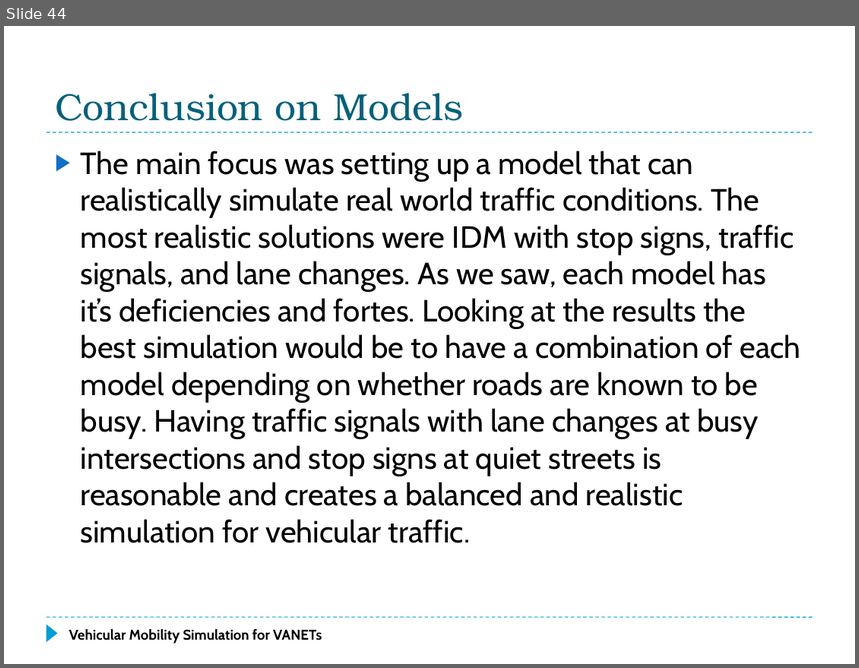
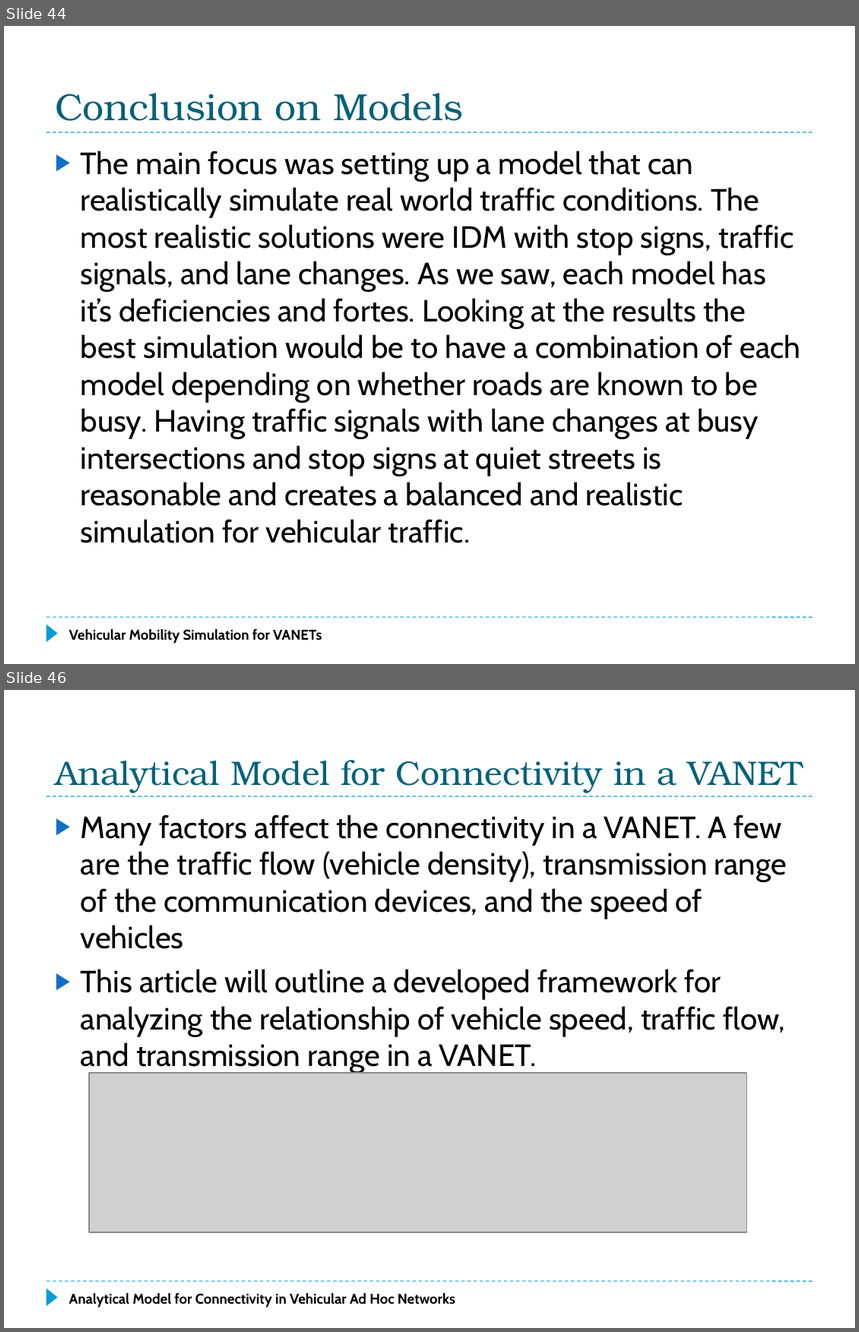
Before and after one commit to f33losopher/EEMaster_VANET, a slide deck: VANET_Felix.pptx. Shown one above the other, each under a label of ours: slide 44 before the commit, slides 44 and 46 after it; the slides between them are not shown. The pictures are 859x668 and 859x1332 pixels, drawn with LibreOffice and Linux fonts; fonts in the diff are those of the drawing; grey boxes stand for pictures. Boxes give left, top, right and bottom in pixels: in the first picture for what was removed or moved away, otherwise in the second. Text is boxed around its words. In the diff, an @@ line names an element or a change of style, - is before the commit and + after.

```diff
--- a/VANET_Felix.pptx
+++ b/VANET_Felix.pptx
@@ slide 46 added at [4,690,855,1328], background #FFFFFF; not listed: 3 template elements that a slide beside it also shows @@
@@ title added at [55,760,803,793], 28.8 pt, text #04617B @@
+Analytical Model for Connectivity in a VANET
@@ text added at [81,815,788,1074], 26 pt, text #000000 @@
+▶ Many factors affect the connectivity in a VANET. A few are the traffic flow (vehicle density), transmission range of the communication devices, and the speed of vehicles
+▶ This article will outline a developed framework for analyzing the relationship of vehicle speed, traffic flow, and transmission range in a VANET.
@@ picture added at [89,1073,747,1233] @@
@@ text added at [69,1293,455,1308], 12 pt, text #000000, bold @@
+Analytical Model for Connectivity in Vehicular Ad Hoc Networks
```
Also in this commit, not shown: 1 slide changed, 16 other slides added, 1 other file.
